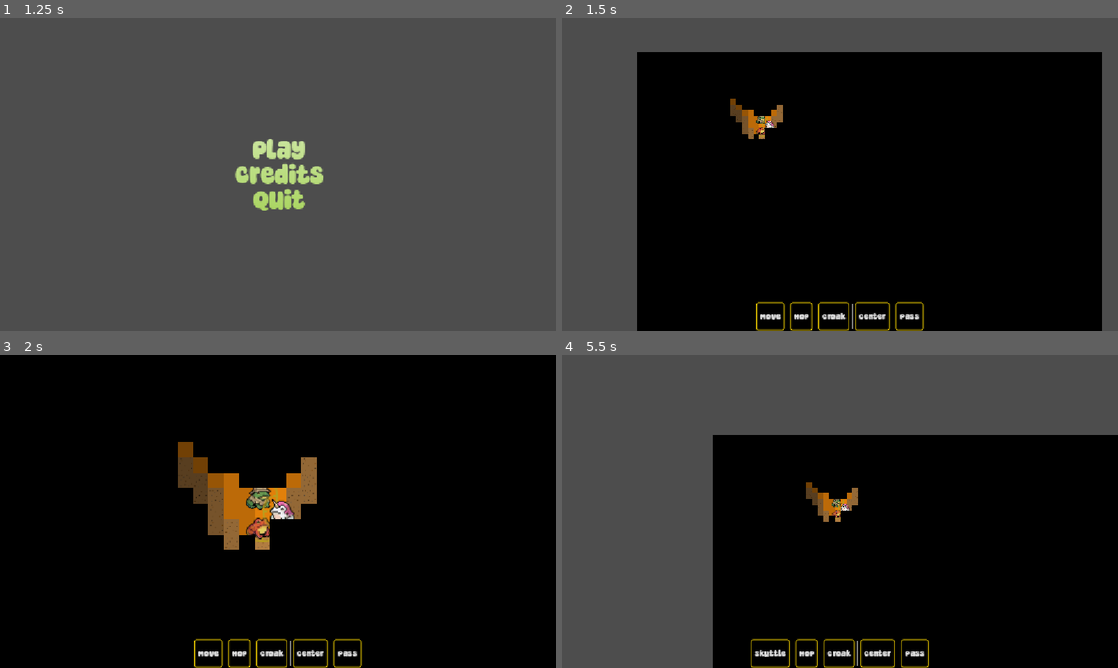
Above: before the commit, frames 1-4 (two rows, left to right).
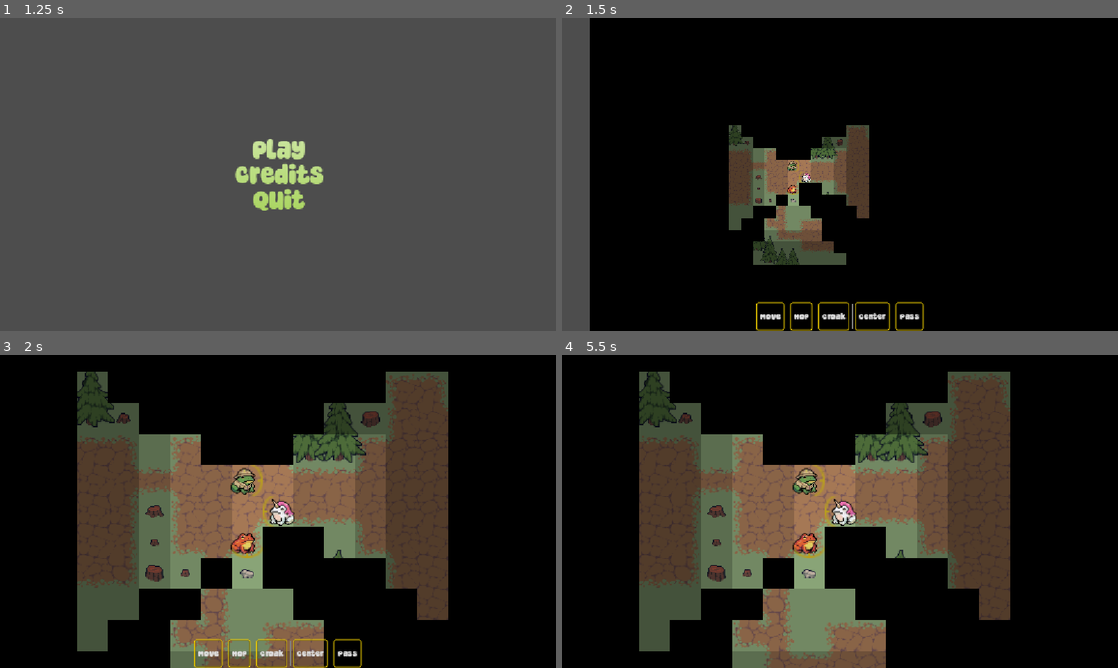
Above: after the commit, the same moments.

Repository: Habidakus/wild-jam-98-signal
Game: Godot game, scene res://scenes/main.tscn
Two runs of this game, one before a commit and one after it. Both use one fixed random seed, a clock stepped at 60 frames per second and the inputs below.
Inputs (mouse positions are in pixels of both pictures, inside the frame that each line leads up to):
- Up to frame 1 (1.25 s): tap Enter at 0.5 s; move the mouse to (400, 158) at 0.52 s; click (400, 158) at 0.67 s
- Up to frame 2 (1.5 s): click "Play" at 1.25 s
- Up to frame 3 (2 s): no input
- Up to frame 4 (5.5 s): click "Move" at 2 s; click "Hop" at 2.75 s; click "Croak" at 3.5 s; click "Center" at 4.25 s; click "Pass" at 5 s

Frame 1 is identical in both runs. In frame 2, 28% of the frame differs, in the area x 5-100%, y 0-100%; in frame 3, 40%; in frame 4, 69%, in the area x 0-100%, y 0-100%.

Commit message:
First attempt at importing the #1 map

Diff:
--- a/maps/tileset_fog_of_war.tres
+++ b/maps/tileset_fog_of_war.tres
@@ -1,6 +1,7 @@
 [gd_resource type="TileSet" format=3 uid="uid://c28txgsyaetma"]
 
 [ext_resource type="Texture2D" uid="uid://bk5uvfb4m75jl" path="res://art/fog_of_war/fog_of_war.png" id="1_74ic6"]
+[ext_resource type="Texture2D" uid="uid://ba3nur5x5chct" path="res://art/fog_of_war/fog_of_war32.png" id="2_dad0k"]
 
 [sub_resource type="TileSetAtlasSource" id="TileSetAtlasSource_74ic6"]
 texture = ExtResource("1_74ic6")
@@ -10,6 +11,16 @@
 3:0/0 = 0
 4:0/0 = 0
 
+[sub_resource type="TileSetAtlasSource" id="TileSetAtlasSource_v7two"]
+texture = ExtResource("2_dad0k")
+texture_region_size = Vector2i(32, 32)
+0:0/0 = 0
+1:0/0 = 0
+2:0/0 = 0
+3:0/0 = 0
+4:0/0 = 0
+
 [resource]
 sources/0 = SubResource("TileSetAtlasSource_74ic6")
+sources/1 = SubResource("TileSetAtlasSource_v7two")
 tile_proxies/coords_level = [[0, Vector2i(0, 0)], [4, Vector2i(0, 0)], [1, Vector2i(0, 0)], [4, Vector2i(1, 0)], [2, Ve …(292 unchanged characters)…
--- a/scripts/sms_play.gd
+++ b/scripts/sms_play.gd
@@ -12,6 +12,7 @@
 var _start_spot: Vector2i = Vector2i.MIN
 var _end_spot: Vector2i = Vector2i.MIN
 var _unit_list: Array[Array] = []
+var _fog_of_war_source_id: int = 0
 
 const DEATH_TIME: float = 0.25
 const TURN_TIME: float = 0.5
@@ -41,64 +42,80 @@
 	#var noise: FastNoiseLite = FastNoiseLite.new()
 	#noise.noise_type = FastNoiseLite.TYPE_SIMPLEX # FastNoiseLite.TYPE_PERLIN
 	#noise.frequency = 16.45
-	for x in range(0, _max_x):
-		for y in range(0, _max_y):
-			_walls[x * _max_y + y] = randi() % 2 == 0
-	for i in range(0, 8):
-		var n: Dictionary[int, bool] = {}
-		for x in range(0, _max_x):
-			for y in range(0, _max_y):
-				var c: int = 0
-				for dx in range(-1, 2):
-					var fx: int = x + dx
-					for dy in range(-1, 2):
-						var fy: int = y + dy
-						if dx == 0 and dy == 0:
-							pass
-						elif fx < 0 or fy < 0 or fx >= _max_x or fy >= _max_y:
-							c = c + 1
-						elif _walls[fx * _max_y + fy]:
-							c = c + 1
-				if x == 0 or y == 0 or x == _max_x - 1 or y == _max_y - 1:
-					n[x * _max_y + y] = true
-				elif c > 4:
-					n[x * _max_y + y] = true
-				elif c == 4 and _walls[x * _max_y + y]:
-					n[x * _max_y + y] = true
-				else:
-					n[x * _max_y + y] = false
-		_walls = n
-	var two_points: Array[Vector2i] = _find_two_rooms()
-	while not two_points.is_empty():
-		_connect_two_points(two_points[0], two_points[1])
-		two_points = _find_two_rooms()
-	for x in range(0, _max_x):
-		for y in range(0, _max_y):
-			var source_id: int = 0 if _walls[x * _max_y + y] else 1
-			var loc: Vector2i = Vector2i(x, y)
-			#if loc.x == 0 or loc.y == 0 or loc.x == _max_x - 1 or loc.y == _max_y - 1:
-			#	source_id = 0
-			if source_id == 1:
-				var atlas: Vector2i = Vector2i(0, 0)
-				%TerrainLayer.set_cell(loc, 0, atlas)
-			else:
-				var atlas: Vector2i = Vector2i(randi() % 3, 0)
-				%TerrainLayer.set_cell(loc, 1, atlas)
+	#for x in range(0, _max_x):
+		#for y in range(0, _max_y):
+			#_walls[x * _max_y + y] = randi() % 2 == 0
+	#for i in range(0, 8):
+		#var n: Dictionary[int, bool] = {}
+		#for x in range(0, _max_x):
+			#for y in range(0, _max_y):
+				#var c: int = 0
+				#for dx in range(-1, 2):
+					#var fx: int = x + dx
+					#for dy in range(-1, 2):
+						#var fy: int = y + dy
+						#if dx == 0 and dy == 0:
+							#pass
+						#elif fx < 0 or fy < 0 or fx >= _max_x or fy >= _max_y:
+							#c = c + 1
+						#elif _walls[fx * _max_y + fy]:
+							#c = c + 1
+				#if x == 0 or y == 0 or x == _max_x - 1 or y == _max_y - 1:
+					#n[x * _max_y + y] = true
+				#elif c > 4:
+					#n[x * _max_y + y] = true
+				#elif c == 4 and _walls[x * _max_y + y]:
+					#n[x * _max_y + y] = true
+				#else:
+					#n[x * _max_y + y] = false
+		#_walls = n
+	#var two_points: Array[Vector2i] = _find_two_rooms()
+	#while not two_points.is_empty():
+		#_connect_two_points(two_points[0], two_points[1])
+		#two_points = _find_two_rooms()
+	#for x in range(0, _max_x):
+		#for y in range(0, _max_y):
+			#var source_id: int = 0 if _walls[x * _max_y + y] else 1
+			#var loc: Vector2i = Vector2i(x, y)
+			##if loc.x == 0 or loc.y == 0 or loc.x == _max_x - 1 or loc.y == _max_y - 1:
+			##	source_id = 0
+			#if source_id == 1:
+				#var atlas: Vector2i = Vector2i(0, 0)
+				#%TerrainLayer.set_cell(loc, 0, atlas)
+			#else:
+				#var atlas: Vector2i = Vector2i(randi() % 3, 0)
+				#%TerrainLayer.set_cell(loc, 1, atlas)
 
 	################################
-	#var import_terrain_ps: PackedScene = load("res://maps/levels/0_tutorial.tscn")
-	#var import_terrain: TileMapLayer = import_terrain_ps.instantiate()
-	#(%TerrainLayer as TileMapLayer).clear()
-	#(%TerrainLayer as TileMapLayer).tile_set = import_terrain.tile_set
-	#for cell_loc: Vector2i in import_terrain.get_used_cells():
-		#var source_id: int = import_terrain.get_cell_source_id(cell_loc)
-		#var atlas_coords: Vector2i = import_terrain.get_cell_atlas_coords(cell_loc)
-		#var alternative_tile: int = import_terrain.get_cell_alternative_tile(cell_loc)
-		#(%TerrainLayer as TileMapLayer).set_cell(cell_loc, source_id, atlas_coords, alternative_tile)
-	#for child: Node in import_terrain.get_children():
-		#var map_loc: Vector2i = import_terrain.local_to_map(child.position)
-		#var new_child = child.duplicate()
-		#_place_object(new_child, map_loc)
+	var import_terrain_ps: PackedScene = load("res://maps/levels/1_defendfrogvillage.tscn")
+	var import_terrain: TileMapLayer = import_terrain_ps.instantiate()
+	(%TerrainLayer as TileMapLayer).clear()
+	(%TerrainLayer as TileMapLayer).tile_set = import_terrain.tile_set
+	(%FogOfWarLayer as TileMapLayer).tile_set.tile_size = import_terrain.tile_set.tile_size
+	if import_terrain.tile_set.tile_size.x == 16:
+		_fog_of_war_source_id = 0
+	elif import_terrain.tile_set.tile_size.x == 32:
+		_fog_of_war_source_id = 1
+	#(%FogOfWarLayer as TileMapLayer).tile_set.get_source(0).texture_region_size = import_terrain.tile_set.tile_size
+	(%AbilityLayer as TileMapLayer).tile_set.tile_size = import_terrain.tile_set.tile_size
+	_walls.clear()
+	for cell_loc: Vector2i in import_terrain.get_used_cells():
+		var source_id: int = import_terrain.get_cell_source_id(cell_loc)
+		var atlas_coords: Vector2i = import_terrain.get_cell_atlas_coords(cell_loc)
+		var alternative_tile: int = import_terrain.get_cell_alternative_tile(cell_loc)
+		(%TerrainLayer as TileMapLayer).set_cell(cell_loc, source_id, atlas_coords, alternative_tile)
+	var map_rect: Rect2i = (%TerrainLayer as TileMapLayer).get_used_rect()
+	for x in range(map_rect.position.x - 5, map_rect.position.x + map_rect.size.x + 7):
+		for y in range(map_rect.position.y - 5, map_rect.position.y + map_rect.size.y + 7):
+			_walls[x * _max_y + y] = false
+	for child: Node in import_terrain.get_children():
+		var map_loc: Vector2i = import_terrain.local_to_map(child.position)
+		var new_child = child.duplicate()
+		if new_child is MapObjectGraphic:
+			if (new_child as MapObjectGraphic).blocks_fly():
+				var map_coord = map_loc.x * _max_y + map_loc.y
+				_walls[map_coord] = true
+		_place_object(new_child, map_loc)
 	################################
 
 	_start_spot = Vector2i.ZERO
@@ -438,7 +455,7 @@
 				if visited.has(next_loc):
 					continue
 				var next_coord: int = next_loc.x * _max_y + next_loc.y
-				if _walls[next_coord]:
+				if not _walls.has(next_coord) or _walls[next_coord]:
 					continue
 				if avoid_light:
 					if _is_map_loc_in_light(next_loc):
@@ -881,15 +898,15 @@
 				if dist <= 0.25:
 					pass
 				elif dist <= 0.5:
-					%FogOfWarLayer.set_cell(map_loc, 0, Vector2i(0,0)) # one sixth
+					%FogOfWarLayer.set_cell(map_loc, _fog_of_war_source_id, Vector2i(0,0)) # one sixth
 				elif dist <= 0.75:
-					%FogOfWarLayer.set_cell(map_loc, 0, Vector2i(1,0)) # one third
+					%FogOfWarLayer.set_cell(map_loc, _fog_of_war_source_id, Vector2i(1,0)) # one third
 				else:
-					%FogOfWarLayer.set_cell(map_loc, 0, Vector2i(2,0)) # one half
+					%FogOfWarLayer.set_cell(map_loc, _fog_of_war_source_id, Vector2i(2,0)) # one half
 			elif _seen_cells.has(coord):
-				%FogOfWarLayer.set_cell(map_loc, 0, Vector2i(3,0)) # five sixths
+				%FogOfWarLayer.set_cell(map_loc, _fog_of_war_source_id, Vector2i(3,0)) # five sixths
 			else:
-				%FogOfWarLayer.set_cell(map_loc, 0, Vector2i(4,0)) # full
+				%FogOfWarLayer.set_cell(map_loc, _fog_of_war_source_id, Vector2i(4,0)) # full
 
 
 func _is_in_cell_in_forward_arc(origin: Vector2i, facing: Vector2i, dest: Vector2i) -> bool:
@@ -1074,12 +1091,14 @@
 
 
 func _get_path(start: Vector2i, end: Vector2i) -> PackedVector2Array:
+	var map_rect: Rect2i = (%TerrainLayer as TileMapLayer).get_used_rect()
 	var astar: AStarGrid2D = AStarGrid2D.new()
-	astar.region = Rect2i(0, 0, _max_x, _max_y)
+	astar.region = map_rect
 	astar.diagonal_mode = AStarGrid2D.DIAGONAL_MODE_NEVER
 	astar.update()
-	for x in range(0, _max_x):
-		for y in range(0, _max_y):
+
+	for x in range(map_rect.position.x, map_rect.position.x + map_rect.size.x):
+		for y in range(map_rect.position.y, map_rect.position.y + map_rect.size.y):
 			var loc: Vector2i = Vector2i(x, y)
 			if _walls[x * _max_y + y]:
 				astar.set_point_weight_scale(loc, 50.0)
Binary file added: art/fog_of_war/fog_of_war32.png
Not shown, added: art/fog_of_war/fog_of_war32.png.import
